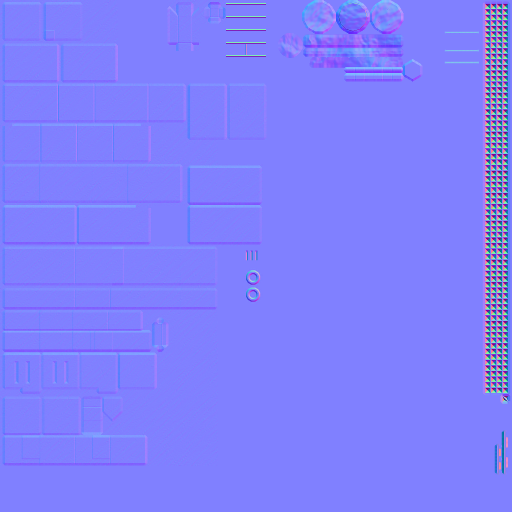
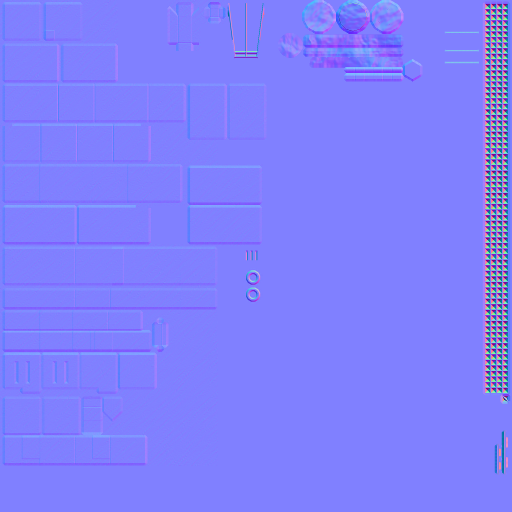
Revision of a layered (512, 512) image; what changed, layer by layer:
painted on "Layer" over 226, 3, 266, 59
